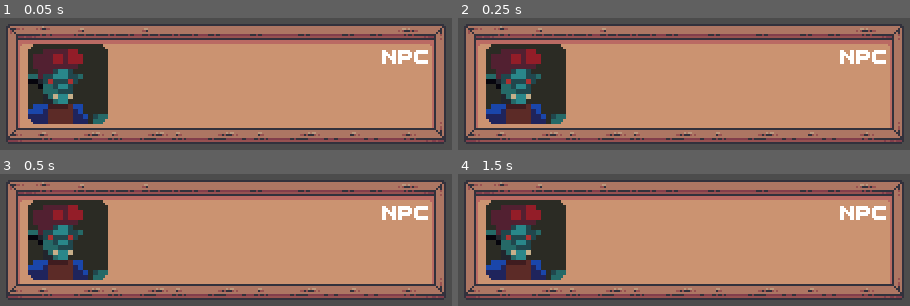
Above: before the commit, frames 1-4 (two rows, left to right).
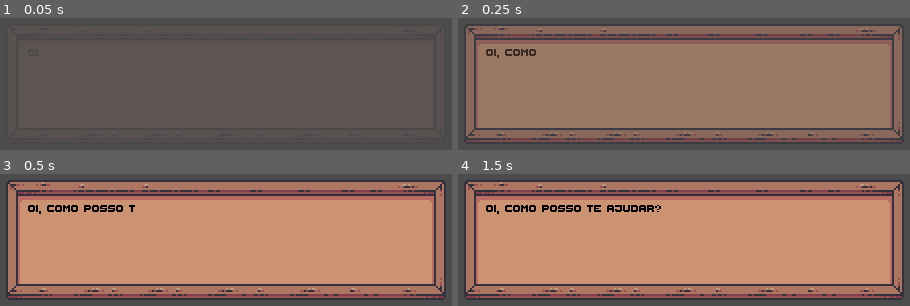
Above: after the commit, the same moments.

Repository: luana-carvalho0/projeto-godot
Game: Godot game, scene res://scenes/interface/general/dialog_container.tscn
The game is run twice, just before and just after one commit, with the same random seed, the same clock (stepped at 60 frames per second) and the same inputs. The project has no main scene, so this scene is started directly.
Inputs:
- Up to frame 1 (0.05 s): no input
- Up to frame 2 (0.25 s): no input
- Up to frame 3 (0.5 s): no input
- Up to frame 4 (1.5 s): tap Enter at 1.25 s

The runs differ from the first frame. In frame 1, 80% of the frame differs, in the area x 1-99%, y 6-94%; in frame 2, 78%; in frame 3, 11%; in frame 4, 12%.

Commit message:
feat: Estrutura inicial e código do mercador

Diff:
--- /dev/null
+++ b/scenes/interectables/shop.tscn
@@ -0,0 +1,158 @@
+[gd_scene load_steps=12 format=2]
+
+[ext_resource path="res://assets/interactable/miscellaneous/shop.png" type="Texture" id=1]
+[ext_resource path="res://scripts/interectable/shop.gd" type="Script" id=2]
+[ext_resource path="res://assets/interface/dialog/interactable_icon.png" type="Texture" id=3]
+
+[sub_resource type="RectangleShape2D" id=1]
+extents = Vector2( 21, 36 )
+
+[sub_resource type="Animation" id=2]
+length = 0.001
+tracks/0/type = "value"
+tracks/0/path = NodePath("Texture:frame")
+tracks/0/interp = 1
+tracks/0/loop_wrap = true
+tracks/0/imported = false
+tracks/0/enabled = true
+tracks/0/keys = {
+"times": PoolRealArray( 0 ),
+"transitions": PoolRealArray( 1 ),
+"update": 0,
+"values": [ 0 ]
+}
+
+[sub_resource type="Animation" id=3]
+resource_name = "idle"
+length = 0.4
+loop = true
+tracks/0/type = "value"
+tracks/0/path = NodePath("Texture:frame")
+tracks/0/interp = 1
+tracks/0/loop_wrap = true
+tracks/0/imported = false
+tracks/0/enabled = true
+tracks/0/keys = {
+"times": PoolRealArray( 0, 0.1, 0.2, 0.3 ),
+"transitions": PoolRealArray( 1, 1, 1, 1 ),
+"update": 1,
+"values": [ 0, 2, 3, 3 ]
+}
+
+[sub_resource type="Animation" id=4]
+length = 0.001
+tracks/0/type = "value"
+tracks/0/path = NodePath(".:frame")
+tracks/0/interp = 1
+tracks/0/loop_wrap = true
+tracks/0/imported = false
+tracks/0/enabled = true
+tracks/0/keys = {
+"times": PoolRealArray( 0 ),
+"transitions": PoolRealArray( 1 ),
+"update": 0,
+"values": [ 0 ]
+}
+
+[sub_resource type="Animation" id=5]
+resource_name = "idle"
+length = 0.4
+loop = true
+tracks/0/type = "value"
+tracks/0/path = NodePath(".:frame")
+tracks/0/interp = 1
+tracks/0/loop_wrap = true
+tracks/0/imported = false
+tracks/0/enabled = true
+tracks/0/keys = {
+"times": PoolRealArray( 0, 0.1, 0.2, 0.3 ),
+"transitions": PoolRealArray( 1, 1, 1, 1 ),
+"update": 1,
+"values": [ 0, 1, 2, 3 ]
+}
+
+[sub_resource type="Animation" id=6]
+length = 0.001
+tracks/0/type = "value"
+tracks/0/path = NodePath(".:modulate")
+tracks/0/interp = 1
+tracks/0/loop_wrap = true
+tracks/0/imported = false
+tracks/0/enabled = true
+tracks/0/keys = {
+"times": PoolRealArray( 0 ),
+"transitions": PoolRealArray( 1 ),
+"update": 0,
+"values": [ Color( 1, 1, 1, 0 ) ]
+}
+
+[sub_resource type="Animation" id=7]
+resource_name = "fade_in"
+length = 0.4
+tracks/0/type = "value"
+tracks/0/path = NodePath(".:modulate")
+tracks/0/interp = 1
+tracks/0/loop_wrap = true
+tracks/0/imported = false
+tracks/0/enabled = true
+tracks/0/keys = {
+"times": PoolRealArray( 0, 0.3 ),
+"transitions": PoolRealArray( -2, 1 ),
+"update": 0,
+"values": [ Color( 1, 1, 1, 0 ), Color( 1, 1, 1, 1 ) ]
+}
+
+[sub_resource type="Animation" id=8]
+resource_name = "fade_out"
+length = 0.4
+tracks/0/type = "value"
+tracks/0/path = NodePath(".:modulate")
+tracks/0/interp = 1
+tracks/0/loop_wrap = true
+tracks/0/imported = false
+tracks/0/enabled = true
+tracks/0/keys = {
+"times": PoolRealArray( 0, 0.3 ),
+"transitions": PoolRealArray( 1, -2 ),
+"update": 0,
+"values": [ Color( 1, 1, 1, 1 ), Color( 1, 1, 1, 0 ) ]
+}
+
+[node name="Shop" type="Area2D"]
+collision_layer = 0
+collision_mask = 4
+script = ExtResource( 2 )
+
+[node name="Texture" type="Sprite" parent="."]
+texture = ExtResource( 1 )
+hframes = 4
+
+[node name="CollisionShape2D" type="CollisionShape2D" parent="."]
+visible = false
+position = Vector2( 3, 12 )
+shape = SubResource( 1 )
+
+[node name="Animation" type="AnimationPlayer" parent="."]
+autoplay = "idle"
+anims/RESET = SubResource( 2 )
+anims/idle = SubResource( 3 )
+
+[node name="Dialogicon" type="Sprite" parent="."]
+modulate = Color( 1, 1, 1, 0 )
+position = Vector2( 33, -10 )
+texture = ExtResource( 3 )
+hframes = 4
+
+[node name="Animation" type="AnimationPlayer" parent="Dialogicon"]
+autoplay = "idle"
+playback_speed = 0.5
+anims/RESET = SubResource( 4 )
+anims/idle = SubResource( 5 )
+
+[node name="AuxAnimation" type="AnimationPlayer" parent="Dialogicon"]
+anims/RESET = SubResource( 6 )
+anims/fade_in = SubResource( 7 )
+anims/fade_out = SubResource( 8 )
+
+[connection signal="body_entered" from="." to="." method="on_shop_body_entered"]
+[connection signal="body_exited" from="." to="." method="on_shop_body_exited"]
--- a/scenes/interface/general/dialog_container.tscn
+++ b/scenes/interface/general/dialog_container.tscn
@@ -1,8 +1,8 @@
-[gd_scene load_steps=7 format=2]
+[gd_scene load_steps=9 format=2]
 
 [ext_resource path="res://assets/font/thaleah_fat.ttf" type="DynamicFontData" id=1]
 [ext_resource path="res://assets/interface/dialog/dialog_background.png" type="Texture" id=2]
-[ext_resource path="res://assets/interface/dialog/merchant_portrait.png" type="Texture" id=3]
+[ext_resource path="res://scripts/interface/dialog_container.gd" type="Script" id=4]
 
 [sub_resource type="DynamicFont" id=1]
 font_data = ExtResource( 1 )
@@ -11,12 +11,58 @@
 size = 8
 font_data = ExtResource( 1 )
 
+[sub_resource type="Animation" id=4]
+length = 0.001
+tracks/0/type = "value"
+tracks/0/path = NodePath(".:modulate")
+tracks/0/interp = 1
+tracks/0/loop_wrap = true
+tracks/0/imported = false
+tracks/0/enabled = true
+tracks/0/keys = {
+"times": PoolRealArray( 0 ),
+"transitions": PoolRealArray( 1 ),
+"update": 0,
+"values": [ Color( 1, 1, 1, 0 ) ]
+}
+
 [sub_resource type="Animation" id=3]
 resource_name = "fade_in"
+length = 0.4
+tracks/0/type = "value"
+tracks/0/path = NodePath(".:modulate")
+tracks/0/interp = 1
+tracks/0/loop_wrap = true
+tracks/0/imported = false
+tracks/0/enabled = true
+tracks/0/keys = {
+"times": PoolRealArray( 0, 0.4 ),
+"transitions": PoolRealArray( 1, 1 ),
+"update": 0,
+"values": [ Color( 1, 1, 1, 0 ), Color( 1, 1, 1, 1 ) ]
+}
+
+[sub_resource type="Animation" id=5]
+resource_name = "fade_out"
+length = 0.4
+tracks/0/type = "value"
+tracks/0/path = NodePath(".:modulate")
+tracks/0/interp = 1
+tracks/0/loop_wrap = true
+tracks/0/imported = false
+tracks/0/enabled = true
+tracks/0/keys = {
+"times": PoolRealArray( 0, 0.4 ),
+"transitions": PoolRealArray( 1, 1 ),
+"update": 0,
+"values": [ Color( 1, 1, 1, 1 ), Color( 1, 1, 1, 0 ) ]
+}
 
 [node name="DialogContainer" type="Control"]
+modulate = Color( 1, 1, 1, 0 )
 anchor_right = 1.0
 anchor_bottom = 1.0
+script = ExtResource( 4 )
 
 [node name="Background" type="TextureRect" parent="."]
 anchor_left = 0.5
@@ -38,7 +84,6 @@
 margin_bottom = 24.0
 rect_min_size = Vector2( 70, 0 )
 custom_fonts/font = SubResource( 1 )
-text = "npc"
 align = 2
 valign = 1
 
@@ -49,7 +94,6 @@
 margin_top = -20.0
 margin_right = 51.0
 margin_bottom = 20.0
-texture = ExtResource( 3 )
 expand = true
 
 [node name="TextLabel" type="RichTextLabel" parent="Background"]
@@ -65,4 +109,9 @@
 custom_fonts/normal_font = SubResource( 2 )
 
 [node name="Animation" type="AnimationPlayer" parent="."]
+anims/RESET = SubResource( 4 )
 anims/fade_in = SubResource( 3 )
+anims/fade_out = SubResource( 5 )
+
+[node name="Timer" type="Timer" parent="."]
+one_shot = true
--- a/scenes/management/level.tscn
+++ b/scenes/management/level.tscn
@@ -1,10 +1,11 @@
-[gd_scene load_steps=6 format=2]
+[gd_scene load_steps=7 format=2]
 
 [ext_resource path="res://resources/normal_decoration_tile.tres" type="TileSet" id=1]
 [ext_resource path="res://scenes/env/background.tscn" type="PackedScene" id=2]
 [ext_resource path="res://resources/small_size_decoration.tres" type="TileSet" id=3]
 [ext_resource path="res://resources/floor.tres" type="TileSet" id=4]
 [ext_resource path="res://scenes/env/Mask.tscn" type="PackedScene" id=5]
+[ext_resource path="res://scenes/interectables/shop.tscn" type="PackedScene" id=6]
 
 [node name="Level" type="Node2D"]
 
@@ -14,7 +15,7 @@
 tile_set = ExtResource( 4 )
 cell_size = Vector2( 32, 32 )
 format = 1
-tile_data = PoolIntArray( 262144, 0, 0, 262145, 0, 1, 262146, 0, 1, 262147, 0, 1, 262148, 0, 1, 262149, 0, 1, 262150, 0, 1, 262151, 0, 1, 262152, 0, 1, 262153, 0, 2, 262157, 0, 0, 262158, 0, 1, 262159, 0, 1, 262160, 0, 1, 262161, 0, 2, 327680, 0, 131072, 327681, 0, 131073,  …(412 unchanged characters)…
+tile_data = PoolIntArray( 327667, 0, 0, 327668, 0, 1, 327669, 0, 1, 327670, 0, 1, 327671, 0, 1, 327672, 0, 1, 327673, 0, 1, 327674, 0, 1, 327675, 0, 2, 262144, 0, 0, 262145, 0, 1, 262146, 0, 1, 262147, 0, 1, 262148, 0, 1, 262149, 0, 1, 262150, 0, 1, 262151, 0, 1, 262152, 0, 1, 262153, 0, 2, 262157, 0, 0, 262158, 0, 1, 262159, 0, 1, 262160, 0, 1, 262161, 0, 2, 393203, 0, 131072, 393204, 0, 131073, 393205, 0, 131073, 393206, 0, 131073, 393207, 0, 131073, 393208, 0, 131073, 393209, 0, 131073, 393210, 0, 131073, 393211, 0, 131074, 327680, 0, 131072, 327681, 0, 131073,  …(412 unchanged characters)…
 
 [node name="NormalDecorationTile" type="TileMap" parent="LevelDesign"]
 tile_set = ExtResource( 1 )
@@ -31,3 +32,9 @@
 [node name="Background" parent="." instance=ExtResource( 2 )]
 
 [node name="Mask" parent="." instance=ExtResource( 5 )]
+
+[node name="Env" type="Node2D" parent="."]
+
+[node name="Shop" parent="Env" instance=ExtResource( 6 )]
+position = Vector2( -237, 82 )
+z_index = -2
--- /dev/null
+++ b/scripts/interectable/shop.gd
@@ -0,0 +1,16 @@
+extends Area2D
+
+onready var aux_animation: AnimationPlayer = get_node("Dialogicon/AuxAnimation")
+
+var can_interact: bool = true
+var player_ref: KinematicBody2D = null
+
+func on_shop_body_entered(body):
+	player_ref = body
+	if can_interact:
+		aux_animation.play("fade_in")
+
+
+func on_shop_body_exited(_body):
+	player_ref = null
+	aux_animation.play("fade_out")
--- /dev/null
+++ b/scripts/interface/dialog_container.gd
@@ -0,0 +1,61 @@
+extends Control
+
+signal finished
+
+onready var timer: Timer = get_node("Timer")
+onready var animation: AnimationPlayer = get_node("Animation")
+
+onready var label_name: Label = get_node("Background/Name")
+onready var portrait: TextureRect = get_node("Background/Portrait")
+onready var text_label: RichTextLabel = get_node("Background/TextLabel")
+
+var can_skip_dialog: bool = false
+var dialog_size: int
+var dialog_index: int = 0
+
+var dialog_list: Dictionary = {
+	"dialog":[
+		"Oi, como posso te ajudar?"
+	],
+	"portrait": null,
+	"name": ""
+}
+
+export(float) var wait_time = 0.02
+
+func _ready() -> void:
+	animation.play("fade_in")
+	dialog_size = dialog_list["dialog"].size()
+
+	if dialog_list["portrait"] != null:
+		label_name.text = dialog_list["name"]
+		text_label.rect_position = Vector2(47, 24)
+		portrait.texture = load(dialog_list["portrait"])
+
+	show_dialog()
+
+func _process(_delta) -> void:
+	if Input.is_action_just_pressed("interact") and can_skip_dialog:
+		can_skip_dialog = false
+		show_dialog()
+
+
+func show_dialog() -> void:
+	if dialog_index == dialog_size:
+		animation.play("fade_out")
+		yield(animation, "animation_finished")
+		emit_signal("finished")
+		queue_free()
+		return
+
+	text_label.percent_visible = 0
+	text_label.text = dialog_list["dialog"][dialog_index]
+
+	dialog_index += 1
+
+	while text_label.visible_characters < len(text_label.text):
+		text_label.visible_characters +=1
+		timer.start(wait_time)
+		yield(timer, "timeout")
+
+	can_skip_dialog = true
Binary file changed: assets/interactable/miscellaneous/shop.png
